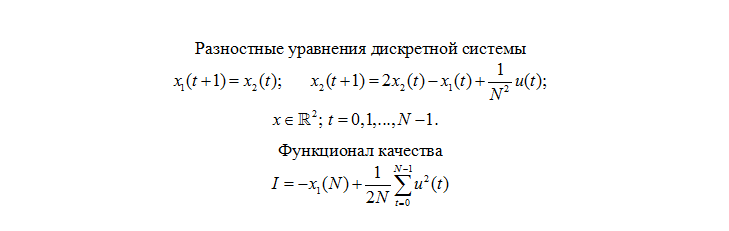
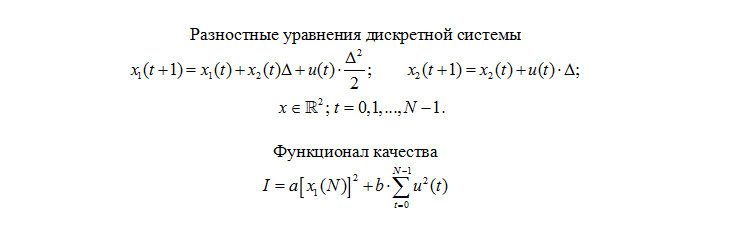
The second 729 x 231 image is a revision of the first. Changes to its layers:
added layer "Layer 10" above "Layer 9" over [130, 28, 580, 208]
